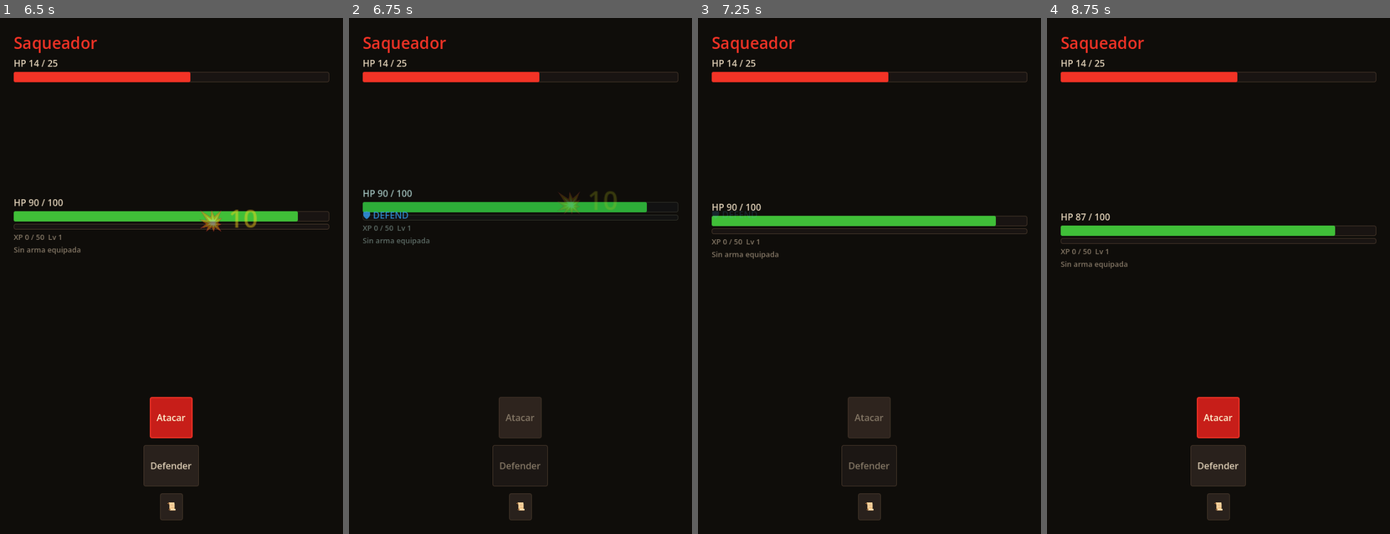
Above: before the commit, frames 1-4 (left to right).
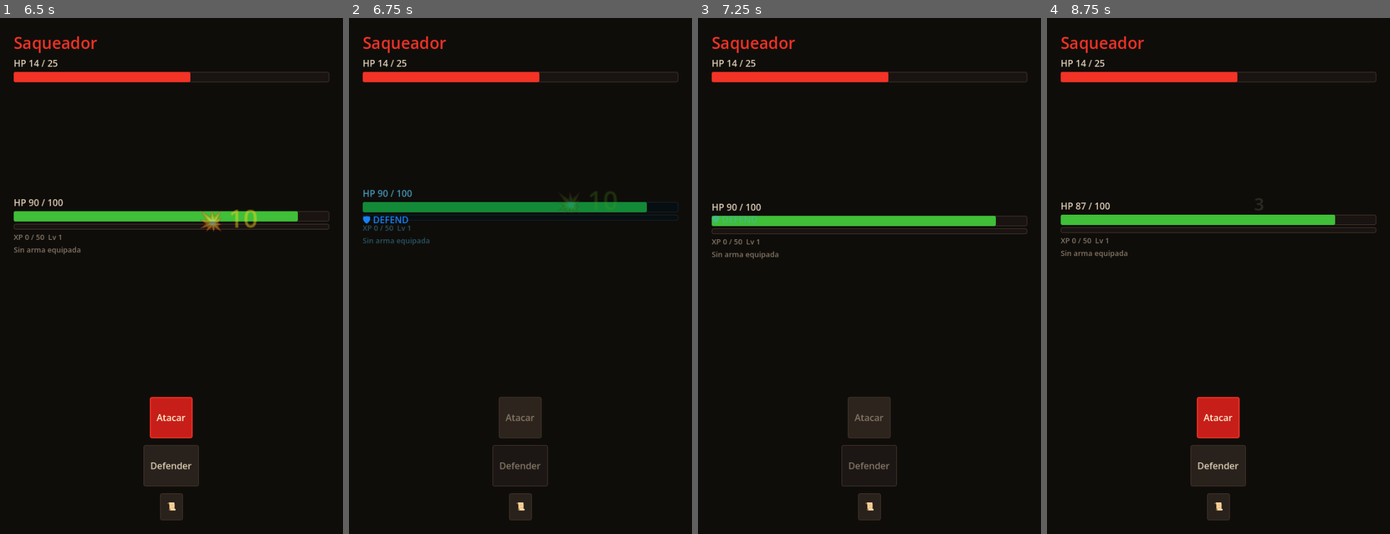
Above: after the commit, the same moments.

Repository: MirandaFrancoCBA/apocalypsheep
Game: Godot game, scene res://scenes/main_menu.tscn
Same seed, same stepped clock (60 frames per second), same inputs: the game is played once before the commit and once after it. Sound files missing from this copy of the repository are replaced by a short silence.
Inputs (mouse positions are in pixels of both pictures, inside the frame that each line leads up to):
- Up to frame 1 (6.5 s): tap Enter at 0.5 s; move the mouse to (246, 250) at 0.52 s; click (246, 250) at 0.67 s; click "Eliminar" at 1.25 s; click "Equipar" at 2 s; click "<- Volver" at 2.75 s; click "🏙 Ciudad destruida Ruinas inf…" at 3.5 s; click "Atacar" at 4.25 s; click "📜" at 5 s; click "✖ Cerrar" at 5.75 s
- Up to frame 2 (6.75 s): click "Defender" at 6.5 s
- Up to frame 3 (7.25 s): no input
- Up to frame 4 (8.75 s): click "📜" at 7.25 s; click (1218, 415) at 8 s, where only the run before the commit has a clickable "Atacar"

Frame 1 is identical in both runs. In frame 2, 2.1% of the frame differs, in the area x 4-96%, y 33-44%; in frame 3, 0.1%; in frame 4, 4.0%, in the area x 3-97%, y 35-49%.

Commit message:
Fix: consume stun on player actions

Diff:
--- a/scripts/core/combat_system.gd
+++ b/scripts/core/combat_system.gd
@@ -13,7 +13,7 @@
 # ─────────────────────────────────────────
 func player_attack(player: Player, enemy: Enemy) -> Dictionary:
 
-	if _is_stunned(player):
+	if _consume_stun(player):
 		return {
 			"damage": 0,
 			"is_crit": false,
@@ -46,7 +46,7 @@
 # ─────────────────────────────────────────
 func enemy_attack(player: Player, enemy: Enemy) -> Dictionary:
 
-	if _is_stunned(enemy):
+	if _consume_stun(enemy):
 		return {
 			"damage": 0,
 			"is_crit": false,
@@ -76,8 +76,18 @@
 # ─────────────────────────────────────────
 # DEFENDER (clave para tu botón nuevo)
 # ─────────────────────────────────────────
-func defend(entity) -> void:
-	entity.is_defending = true
+func defend(player: Player) -> Dictionary:
+
+	if _consume_stun(player):
+		return {
+			"skipped": true
+		}
+
+	player.start_defense()
+
+	return {
+		"skipped": false
+	}
 
 # ─────────────────────────────────────────
 # EFECTOS POR TURNO
@@ -88,6 +98,12 @@
 	var new_effects: Array[Dictionary] = []
 
 	for effect in target.effects:
+
+		# El stun no se consume aquí.
+		# Se consume cuando la entidad intenta realizar su acción.
+		if effect["type"] == "stun":
+			new_effects.append(effect)
+			continue
 
 		match effect["type"]:
 
@@ -254,8 +270,24 @@
 func _is_critical() -> bool:
 	return rng.randf() <= Constants.CRIT_CHANCE
 
-func _is_stunned(entity) -> bool:
-	for e in entity.effects:
-		if e["type"] == "stun":
-			return true
-	return false
+func _consume_stun(entity) -> bool:
+
+	var new_effects: Array[Dictionary] = []
+	var stunned := false
+
+	for effect in entity.effects:
+
+		if effect["type"] == "stun" and not stunned:
+			stunned = true
+			effect["duration"] -= 1
+
+			if effect["duration"] > 0:
+				new_effects.append(effect)
+
+			continue
+
+		new_effects.append(effect)
+
+	entity.effects = new_effects
+
+	return stunned
--- a/scripts/ui/combat_screen.gd
+++ b/scripts/ui/combat_screen.gd
@@ -191,54 +191,80 @@
 	button_attack.disabled = false
 	button_defend.disabled = false
 
+#------------
+# helper
+#___________________________
+
+func _process_turn_start_effects() -> bool:
+	var logs = combat_system.apply_effects(player)
+
+	for log_text in logs:
+		add_combat_log(log_text)
+		_play_effect_log_sfx(log_text)
+
+	logs = combat_system.apply_effects(enemy)
+
+	for log_text in logs:
+		add_combat_log(log_text)
+		_play_effect_log_sfx(log_text)
+
+	_update_ui()
+	await _combat_pause(0.15)
+
+	if player.hp <= 0:
+		await _end_combat("defeat")
+		return false
+
+	if enemy.hp <= 0:
+		await _end_combat("victory")
+		return false
+
+	return true
+
 # ─────────────────────────────────────────
 # ATAQUE — US-AUDIO-001 / 002
 # ─────────────────────────────────────────
 func _on_button_attack_pressed() -> void:
 	if combat_finished or _input_locked or GameManager.is_player_dead():
 		return
+
 	_lock_input()
 
-	# Efectos de estado turno inicio
-	var logs = combat_system.apply_effects(player)
-	for l in logs:
-		add_combat_log(l)
-		# US-AUDIO-004 — reproducir SFX del efecto que se aplicó
-		_play_effect_log_sfx(l)
-
-	logs = combat_system.apply_effects(enemy)
-	for l in logs:
-		add_combat_log(l)
-		_play_effect_log_sfx(l)
-
-	_update_ui()
-	await _combat_pause(0.15)
+	var can_continue := await _process_turn_start_effects()
+
+	if not can_continue:
+		return
 
 	var result = combat_system.player_attack(player, enemy)
 
 	if result["skipped"]:
 		add_combat_log("💫 Estás aturdido")
 		await _combat_pause(0.35)
+
 	else:
 		add_combat_log("⚔️ " + str(result["damage"]) + " de daño")
 
-	_show_damage_number(
-		enemy_container,
-		result["damage"],
-		result["is_crit"]
-	)
-
-	await _combat_pause(0.08)
-	await _flash(enemy_container, Color.RED)
-	await _shake(enemy_container)
-	await _combat_pause(0.12)
-
-	if result["is_crit"]:
-		AudioManager.play_sfx("crit")
-		await _flash(enemy_container, Color.YELLOW)
-		add_combat_log("💥 CRÍTICO " + str(result["damage"]))
-	else:
-		AudioManager.play_sfx("hit")
+		_show_damage_number(
+			enemy_container,
+			result["damage"],
+			result["is_crit"]
+		)
+
+		await _combat_pause(0.08)
+		await _flash(enemy_container, Color.RED)
+		await _shake(enemy_container)
+		await _combat_pause(0.12)
+
+		if result["is_crit"]:
+			AudioManager.play_sfx("crit")
+			await _flash(enemy_container, Color.YELLOW)
+
+			add_combat_log(
+				"💥 CRÍTICO " + str(result["damage"])
+			)
+
+		else:
+			AudioManager.play_sfx("hit")
 
 	_update_ui()
 
@@ -250,86 +276,28 @@
 	await _combat_pause(0.25)
 
 	result = combat_system.enemy_attack(player, enemy)
-	add_combat_log("💢 Recibís " + str(result["damage"]))
-
-	match result.get("effect", ""):
-
-		"bleed":
-			add_combat_log("🩸 Te provoca sangrado")
-
-		"poison":
-			add_combat_log("☠️ Te envenena")
-
-		"burn":
-			add_combat_log("🔥 Te incendia")
-
-		"stun":
-			add_combat_log("💫 Te aturde")
-	_show_damage_number(player_container, result["damage"], result["is_crit"])
-	await _flash(player_container, Color.RED)
-	await _shake(player_container)
-	await _combat_pause(0.12)
-
-	if result["is_crit"]:
-		await _flash(player_container, Color.YELLOW)
-		add_combat_log("⚠️ CRÍTICO enemigo " + str(result["damage"]))
-
-	_update_ui()
-
-	if player.hp <= 0:
-		await _end_combat("defeat")
-		return
-
-	_unlock_input()
-
-# ─────────────────────────────────────────
-# DEFENSA — US-AUDIO-003
-# ─────────────────────────────────────────
-func _on_button_defend_pressed() -> void:
-	if combat_finished or _input_locked or GameManager.is_player_dead():
-		return
-
-	_lock_input()
-
-	player.start_defense()
-	AudioManager.play_sfx("defend")
-
-	_show_status_text(
-		player_container,
-		"🛡 DEFEND",
-		ThemeManager.C_DEFENSE
-	)
-
-	await _flash(
-		player_container,
-		ThemeManager.C_DEFENSE
-	)
-
-	player_container.modulate = Color(0.7, 0.9, 1.0)
-
-	await get_tree().create_timer(0.15).timeout
-
-	player_container.modulate = Color.WHITE
-
-	await _combat_pause(0.15)
-
-	add_combat_log("🛡 Defendiendo")
-
-	await get_tree().create_timer(0.5).timeout
-
-	var result = combat_system.enemy_attack(player, enemy)
 
 	if result["skipped"]:
-
 		add_combat_log("💫 El enemigo está aturdido")
-
 		await _combat_pause(0.35)
 
 	else:
-
 		add_combat_log(
 			"💢 Recibís " + str(result["damage"])
 		)
+
+		match result.get("effect", ""):
+			"bleed":
+				add_combat_log("🩸 Te provoca sangrado")
+
+			"poison":
+				add_combat_log("☠️ Te envenena")
+
+			"burn":
+				add_combat_log("🔥 Te incendia")
+
+			"stun":
+				add_combat_log("💫 Te aturde")
 
 		_show_damage_number(
 			player_container,
@@ -338,13 +306,10 @@
 		)
 
 		await _flash(player_container, Color.RED)
-
 		await _shake(player_container)
-
 		await _combat_pause(0.12)
 
 		if result["is_crit"]:
-
 			await _flash(player_container, Color.YELLOW)
 
 			add_combat_log(
@@ -359,6 +324,87 @@
 
 	_unlock_input()
 
+# ─────────────────────────────────────────
+# DEFENSA — US-AUDIO-003
+# ─────────────────────────────────────────
+func _on_button_defend_pressed() -> void:
+	if combat_finished or _input_locked or GameManager.is_player_dead():
+		return
+
+	_lock_input()
+
+	var can_continue := await _process_turn_start_effects()
+
+	if not can_continue:
+		return
+
+	var defense_result = combat_system.defend(player)
+
+	if defense_result["skipped"]:
+		add_combat_log("💫 Estás aturdido")
+		await _combat_pause(0.35)
+
+	else:
+		AudioManager.play_sfx("defend")
+
+		_show_status_text(
+			player_container,
+			"🛡 DEFEND",
+			ThemeManager.C_DEFENSE
+		)
+
+		await _flash(
+			player_container,
+			ThemeManager.C_DEFENSE
+		)
+
+		player_container.modulate = Color(0.7, 0.9, 1.0)
+
+		await get_tree().create_timer(0.15).timeout
+
+		player_container.modulate = Color.WHITE
+
+		await _combat_pause(0.15)
+
+		add_combat_log("🛡 Defendiendo")
+
+		await get_tree().create_timer(0.5).timeout
+
+	var result = combat_system.enemy_attack(player, enemy)
+
+	if result["skipped"]:
+		add_combat_log("💫 El enemigo está aturdido")
+		await _combat_pause(0.35)
+
+	else:
+		add_combat_log(
+			"💢 Recibís " + str(result["damage"])
+		)
+
+		_show_damage_number(
+			player_container,
+			result["damage"],
+			result["is_crit"]
+		)
+
+		await _flash(player_container, Color.RED)
+		await _shake(player_container)
+		await _combat_pause(0.12)
+
+		if result["is_crit"]:
+			await _flash(player_container, Color.YELLOW)
+
+			add_combat_log(
+				"⚠️ CRÍTICO enemigo " + str(result["damage"])
+			)
+
+	_update_ui()
+
+	if player.hp <= 0:
+		await _end_combat("defeat")
+		return
+
+	_unlock_input()
 # ─────────────────────────────────────────
 # HELPER — SFX de efectos por texto de log — US-AUDIO-004
 # ─────────────────────────────────────────
